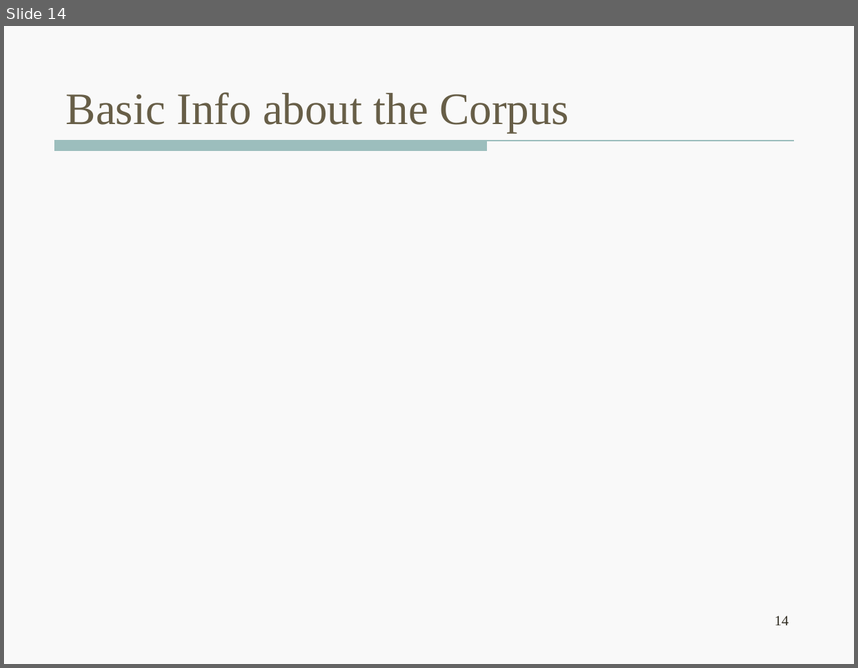
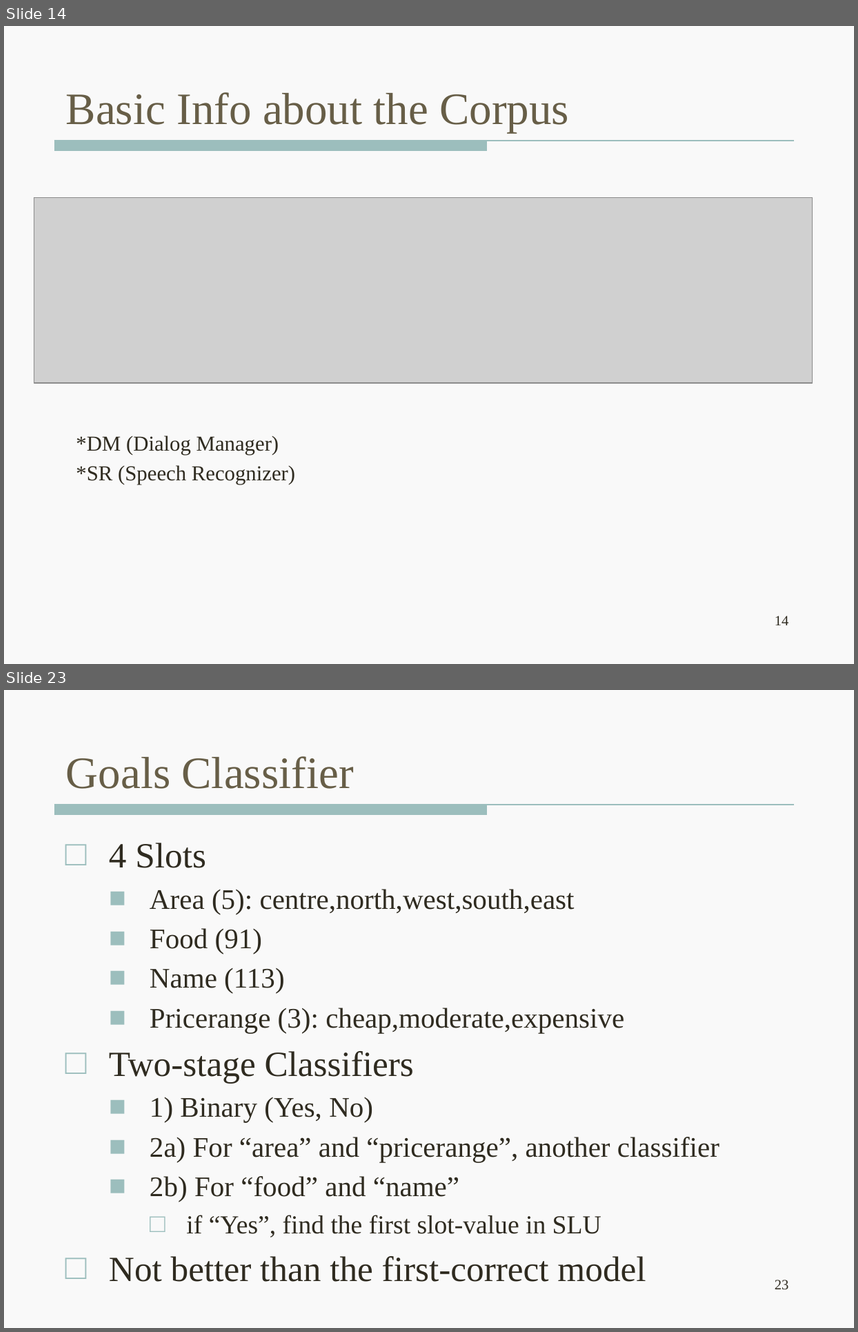
Before and after one commit to wencanluo/NLPFall2013, a slide deck: doc/12.06.2013 Meeting/DSTC2-12-16-2013.pptx. Shown one above the other, each under a label of ours: slide 14 before the commit, slides 14 and 23 after it; the slides between them are not shown. The pictures are 858x668 and 858x1332 pixels, drawn with LibreOffice and Linux fonts; fonts in the diff are those of the drawing; grey boxes stand for pictures. Boxes give left, top, right and bottom in pixels: in the first picture for what was removed or moved away, otherwise in the second. Text is boxed around its words. In the diff, an @@ line names an element or a change of style, - is before the commit and + after.

```diff
--- a/doc/12.06.2013 Meeting/DSTC2-12-16-2013.pptx
+++ b/doc/12.06.2013 Meeting/DSTC2-12-16-2013.pptx
@@ slide 23 added at (4, 690, 854, 1328), background #F9F9F9; not listed: 1 template element that a slide beside it also shows @@
@@ title added at (66, 756, 354, 789), 38 pt, text #675E47 @@
+Goals Classifier
@@ text added at (109, 842, 720, 1281), 24 pt, text #2F2B20 @@
+□ 4 Slots
+  ■ Area (5): centre,north,west,south,east
+  ■ Food (91)
+  ■ Name (113)
+  ■ Pricerange (3): cheap,moderate,expensive
+□ Two-stage Classifiers
+  ■ 1) Binary (Yes, No)
+  ■ 2a) For “area” and “pricerange”, another classifier
+  ■ 2b) For “food” and “name”
+    □ if “Yes”, find the first slot-value in SLU
+□ Not better than the first-correct model
@@ page number added at (775, 1279, 789, 1289), 12 pt, text #2F2B20 @@
+23
@@ slide 14 changed as well @@
@@ picture added at (34, 198, 813, 383) @@
@@ text added at (76, 435, 295, 484), 18 pt, text #2F2B20 @@
+*DM (Dialog Manager)
+*SR (Speech Recognizer)
```
Also in this commit, not shown: 11 other slides changed, 10 other slides added, 4 slides removed, 8 other files.
